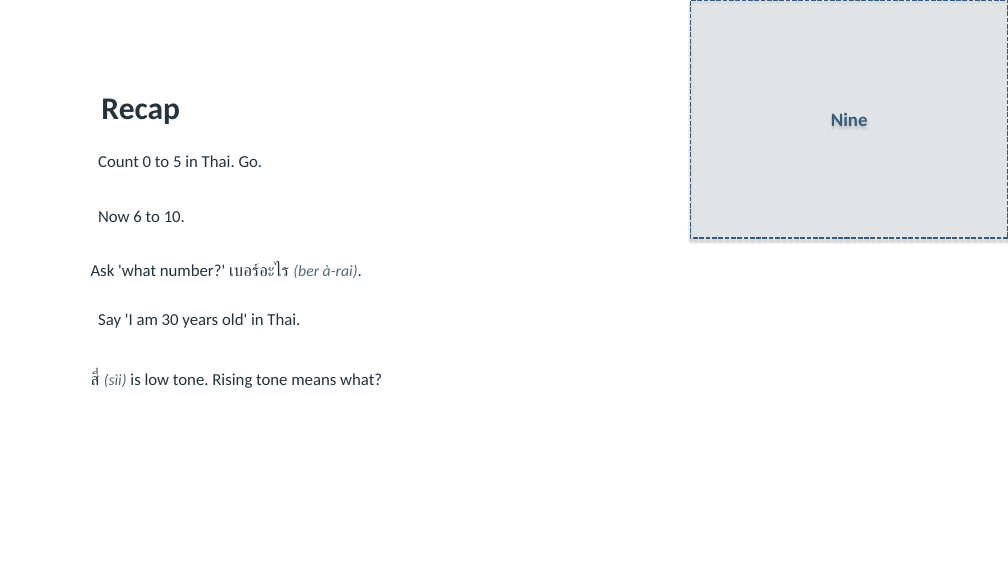
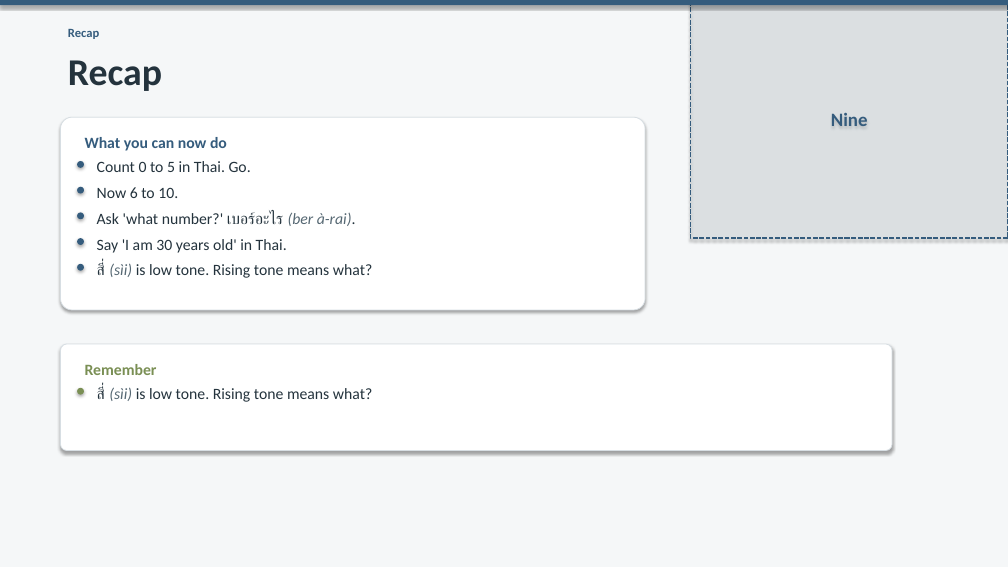
Before and after one commit to OTFTCS/thai-nine, a slide deck: slide 8 of course/modules/M01/L004/M01-L004-canva-deck.pptx. Drawn at 1008x567 pixels with LibreOffice and Linux fonts; fonts in the diff are those of the drawing; background and template pictures are left out. Boxes give left, top, right and bottom in pixels: in the first picture for what was removed or moved away, otherwise in the second. Text is boxed around its words. In the diff, an @@ line names an element or a change of style, - is before the commit and + after.

```diff
--- a/course/modules/M01/L004/M01-L004-canva-deck.pptx
+++ b/course/modules/M01/L004/M01-L004-canva-deck.pptx
@@ background picture (left out) to #F5F7F8 @@
@@ rectangle added at <box>0,0,1008,5</box>, fill #355C7D @@
@@ text added at <box>68,29,99,39</box>, 12 pt, text #355C7D, bold @@
+Recap
@@ text "Recap": place and size @@
-text "Recap" at <box>101,98,179,124</box>
+text "Recap" at <box>68,60,162,91</box>
@@ text "Recap" at <box>68,60,162,91</box>: size 30 to 36 pt @@
@@ rounded rectangle added at <box>60,117,645,310</box>, fill #FFFFFF, outline #D7DEE3 0.75 pt @@
@@ text added at <box>85,137,227,151</box>, 15 pt, text #355C7D, bold @@
+What you can now do
@@ ellipse added at <box>77,161,84,168</box>, fill #355C7D @@
@@ text "Now 6 to 10.": place and size @@
-text "Now 6 to 10." at <box>98,210,185,222</box>
+text "Now 6 to 10." at <box>97,187,178,198</box>
@@ ellipse added at <box>77,187,84,194</box>, fill #355C7D @@
@@ text "Ask 'what number?' เบอร์อะไร (ber ...": place and size @@
-text "Ask 'what number?' เบอร์อะไร (ber ..." at <box>91,263,358,278</box>
+text "Ask 'what number?' เบอร์อะไร (ber ..." at <box>97,211,356,226</box>
@@ text "Ask 'what number?' เบอร์อะไร (ber ..." at <box>97,211,356,226</box>: size 16 to 15 pt in "Ask 'what number?' เบอร์อะไร à-rai)." @@
@@ ellipse added at <box>77,212,84,219</box>, fill #355C7D @@
@@ ellipse added at <box>77,238,84,245</box>, fill #355C7D @@
@@ size 16 to 15 pt in 3 elements at <box>97,161,251,172</box>, <box>97,187,178,198</box>, <box>97,239,287,253</box> @@
@@ text "Say 'I am 30 years ...": place and size @@
-text "Say 'I am 30 years ..." at <box>98,313,300,328</box>
+text "Say 'I am 30 years ..." at <box>97,239,287,253</box>
@@ ellipse added at <box>77,264,84,271</box>, fill #355C7D @@
@@ text added at <box>97,263,372,278</box>, 15 pt, text #24333D @@
+สี่ (sìi) is low tone. Rising tone means what?
@@ rounded rectangle added at <box>60,344,892,451</box>, fill #FFFFFF, outline #D7DEE3 0.75 pt @@
@@ ellipse added at <box>77,388,84,395</box>, fill #7A8F54 @@
@@ text added at <box>85,364,157,375</box>, 15 pt, text #7A8F54, bold @@
+Remember
@@ text "สี่ (sìi) is low tone. ...": place and size @@
-text "สี่ (sìi) is low tone. ..." at <box>91,372,382,388</box>
+text "สี่ (sìi) is low tone. ..." at <box>97,387,372,402</box>
@@ text "สี่ (sìi) is low tone. ..." at <box>97,387,372,402</box>: size 16 to 15 pt in "สี่ is low tone. Rising tone means ..." @@
```
Also in this commit, not shown: 8 other slides changed, 1 other file.
